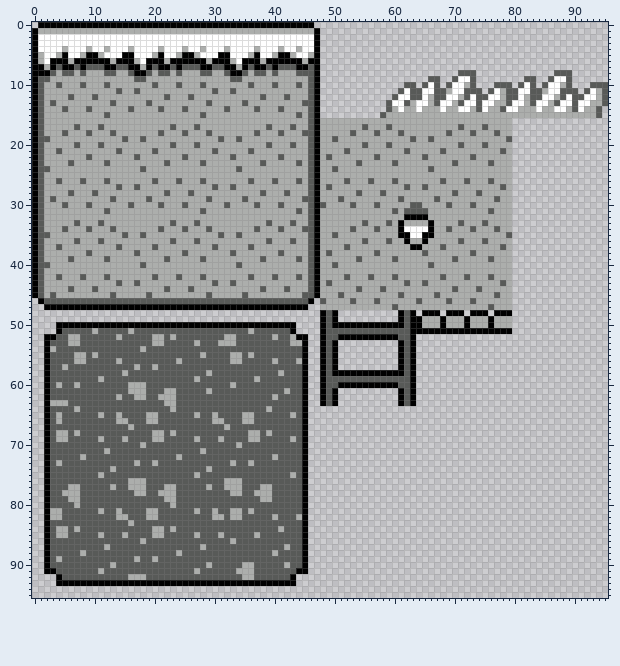
Sprite sheet -- level1/tiles.png. The first picture shows the starting point.
The file is 96x96 pixels.
Now the later version:
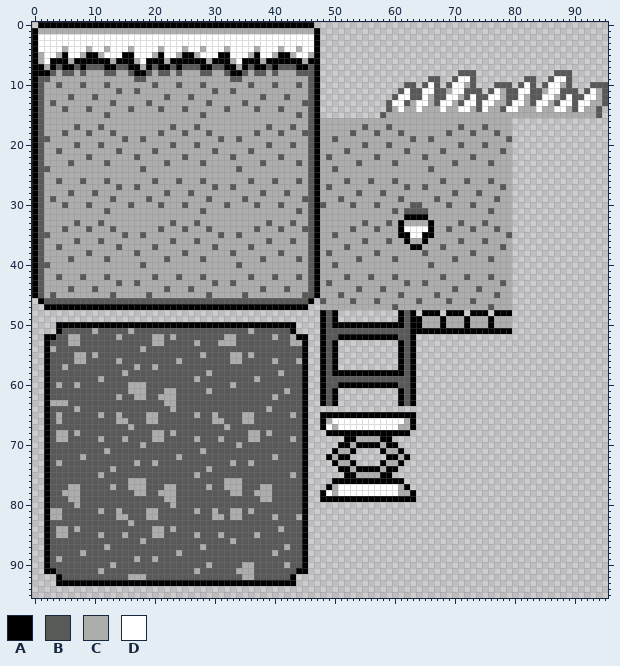
Palette (. is transparent): A #000000  B #585a58  C #acaeac  D #ffffff
Diff:
@@ x 46..65 @@
 64 ....................
-65 ....................
-66 ....................
-67 ....................
-68 ....................
-69 ....................
-70 ....................
-71 ....................
-72 ....................
-73 ....................
-74 ....................
-75 ....................
-76 ....................
-77 ....................
-78 ....................
-79 ....................
+65 ..AAAAAAAAAAAAAAAA..
+66 ..ACDDDDDDDDDDDDCA..
+67 ..ADCDDDDDDDDDDCCA..
+68 ...AAAAAAAAAAAAAA...
+69 ......AACCCCAA......
+70 .....AACAAAACAA.....
+71 ....ACCA....ACCA....
+72 ...ACAA......AACA...
+73 ....ACCA....ACCA....
+74 .....AACAAAACAA.....
+75 ......AACCCCAA......
+76 ....AAAAAAAAAAAA....
+77 ...ACDDDDDDDDDDCA...
+78 ..ADCDDDDDDDDDDCCA..
+79 ..AAAAAAAAAAAAAAAA..
 80 ....................
Changed places in both pictures, as pixel boxes (x1, y1, x2, y2):
added: (320, 412, 416, 502)
